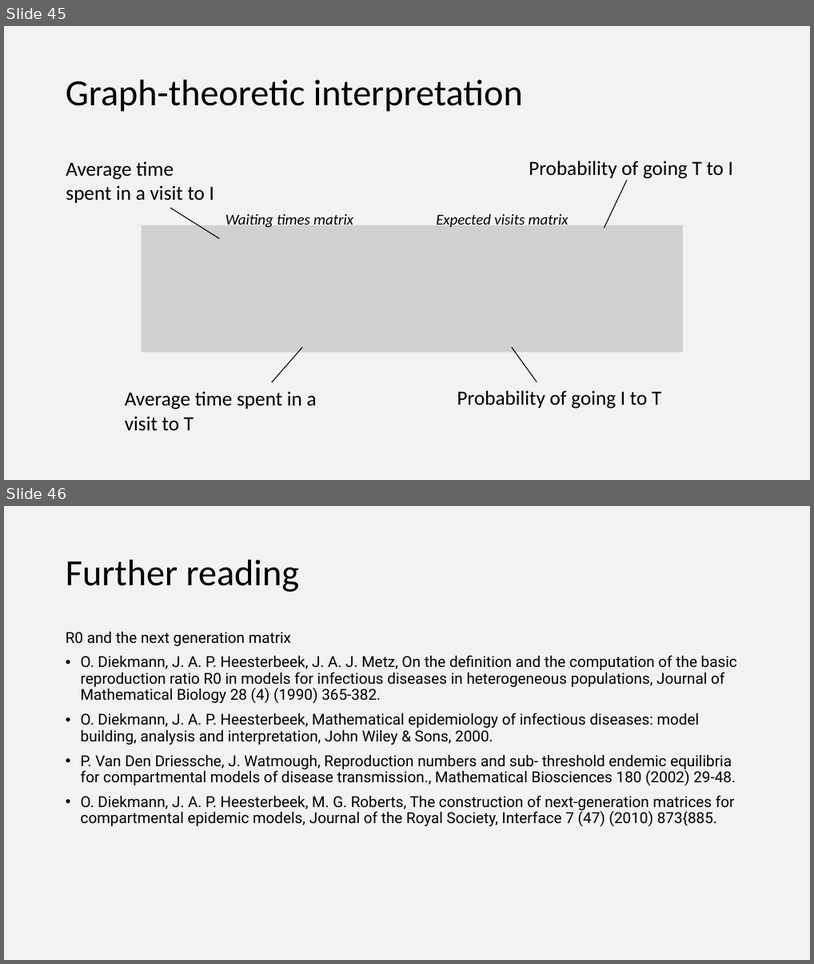
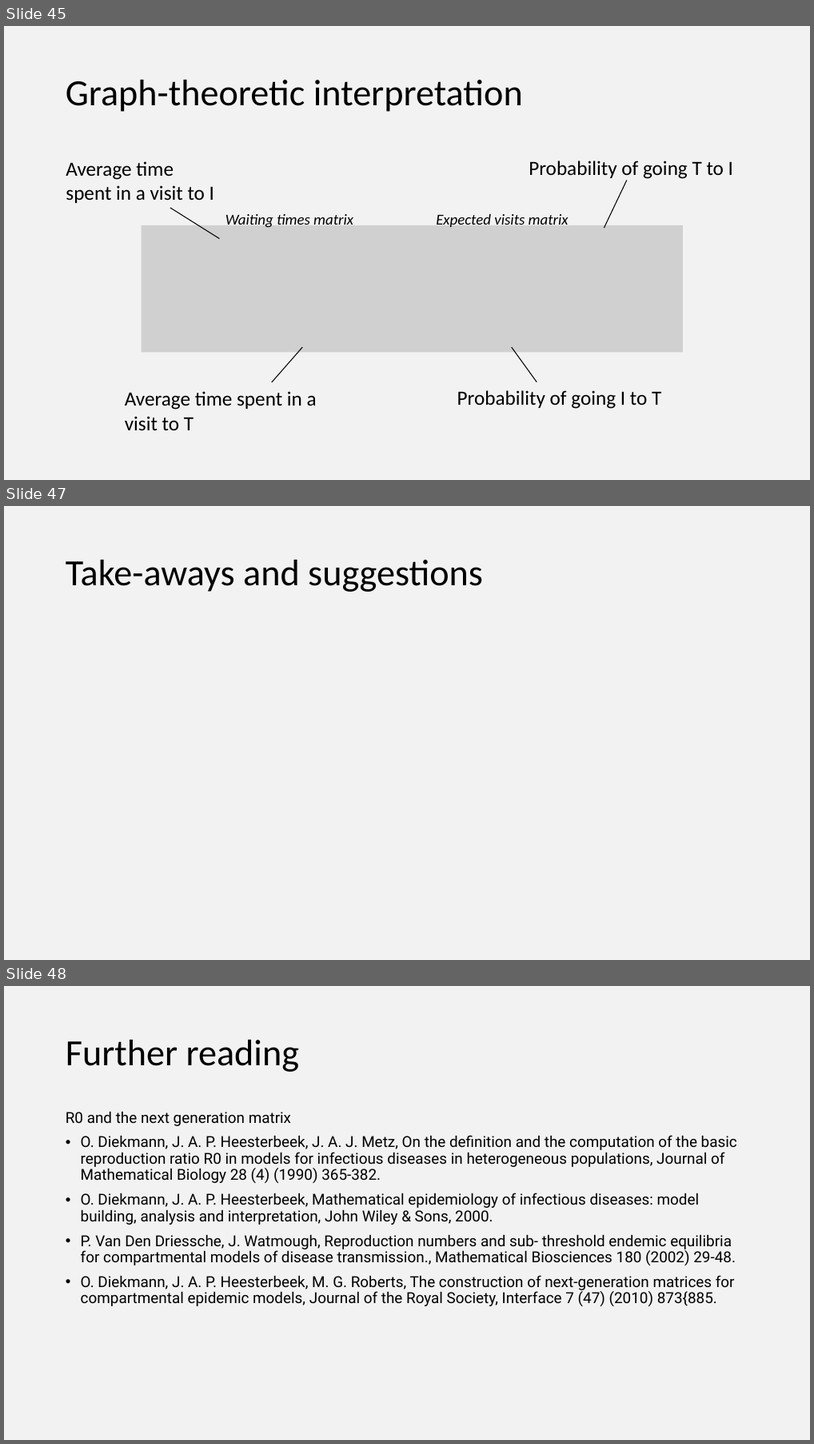
Before and after one commit to epimath/epid-814-materials, a slide deck: Lectures/AndrewGuestLectureR0/R0 lecture.pptx. Shown one above the other, each under a label of ours: slides 45 and 46 before the commit, slides 45, 47 and 48 after it; the slides between them are not shown. The pictures are 814x964 and 814x1444 pixels, drawn with LibreOffice and Linux fonts; fonts in the diff are those of the drawing; grey boxes stand for pictures. Boxes give left, top, right and bottom in pixels: in the first picture for what was removed or moved away, otherwise in the second. Text is boxed around its words. In the diff, an @@ line names an element or a change of style, - is before the commit and + after.

```diff
--- a/Lectures/AndrewGuestLectureR0/R0 lecture.pptx
+++ b/Lectures/AndrewGuestLectureR0/R0 lecture.pptx
@@ slide 47 added at box(4, 506, 810, 960), background #F2F2F2 @@
@@ title added at box(66, 560, 483, 592), 44 pt, text #000000 @@
+Take-aways and suggestions
@@ what was slide 46 is now slide 48 @@
```
Also in this commit, not shown: 7 slides changed, 1 other slide added, 1 other file.
